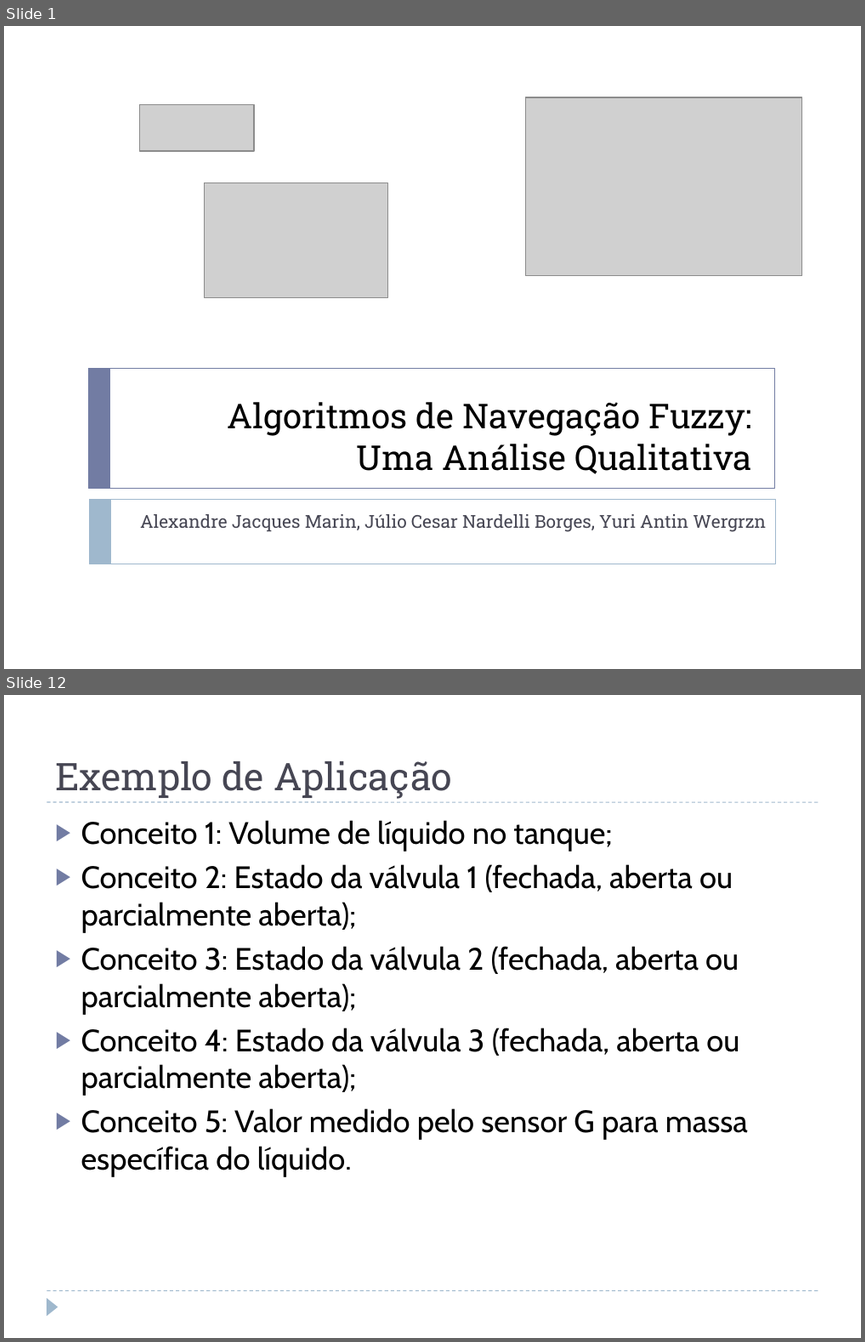
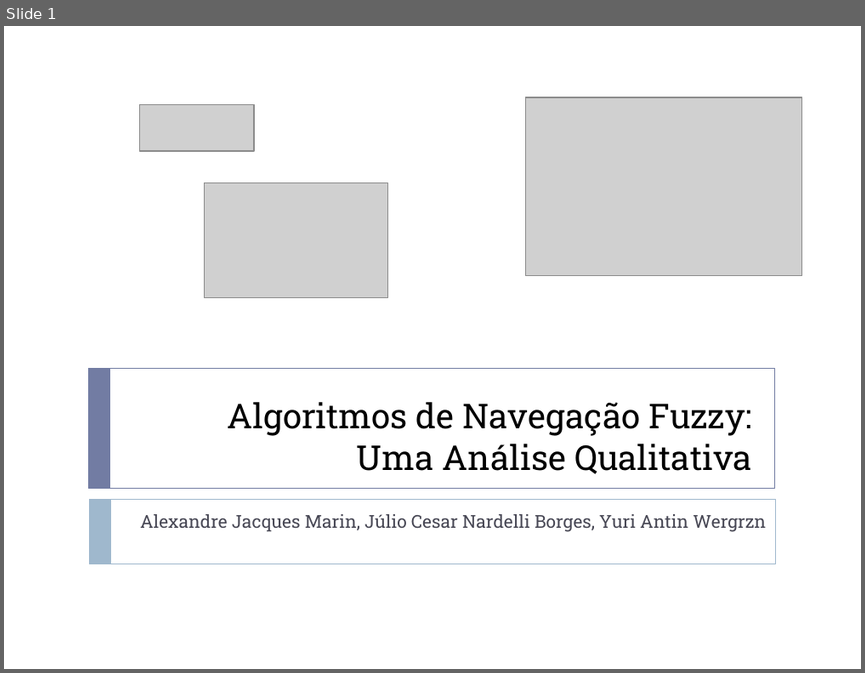
Before and after one commit to jcnborges/TCC, a slide deck: qualificacao.pptx. Shown one above the other, each under a label of ours: slides 1 and 12 before the commit, slide 1 after it; the slides between them are not shown. The pictures are 865x1342 and 865x673 pixels, drawn with LibreOffice and Linux fonts; fonts in the diff are those of the drawing; grey boxes stand for pictures. Boxes give left, top, right and bottom in pixels: in the first picture for what was removed or moved away, otherwise in the second. Text is boxed around its words. In the diff, an @@ line names an element or a change of style, - is before the commit and + after.

```diff
--- a/qualificacao.pptx
+++ b/qualificacao.pptx
@@ slide 12 removed at box(4, 695, 861, 1338), background #FFFFFF @@
@@ title removed at box(55, 761, 452, 799) @@
-Exemplo de Aplicação
@@ line removed from (46, 802) to (818, 802) @@
@@ text removed at box(81, 820, 748, 1177) @@
-▶ Conceito 1: Volume de líquido no tanque;
-▶ Conceito 2: Estado da válvula 1 (fechada, aberta ou parcialmente aberta);
-▶ Conceito 3: Estado da válvula 2 (fechada, aberta ou parcialmente aberta);
-▶ Conceito 4: Estado da válvula 3 (fechada, aberta ou parcialmente aberta);
-▶ Conceito 5: Valor medido pelo sensor G para massa específica do líquido.
@@ line removed from (46, 1291) to (818, 1291) @@
@@ triangle removed at box(46, 1298, 58, 1315) @@
```
Also in this commit, not shown: 1 slide changed, 1 slide added, 22 other slides removed.
